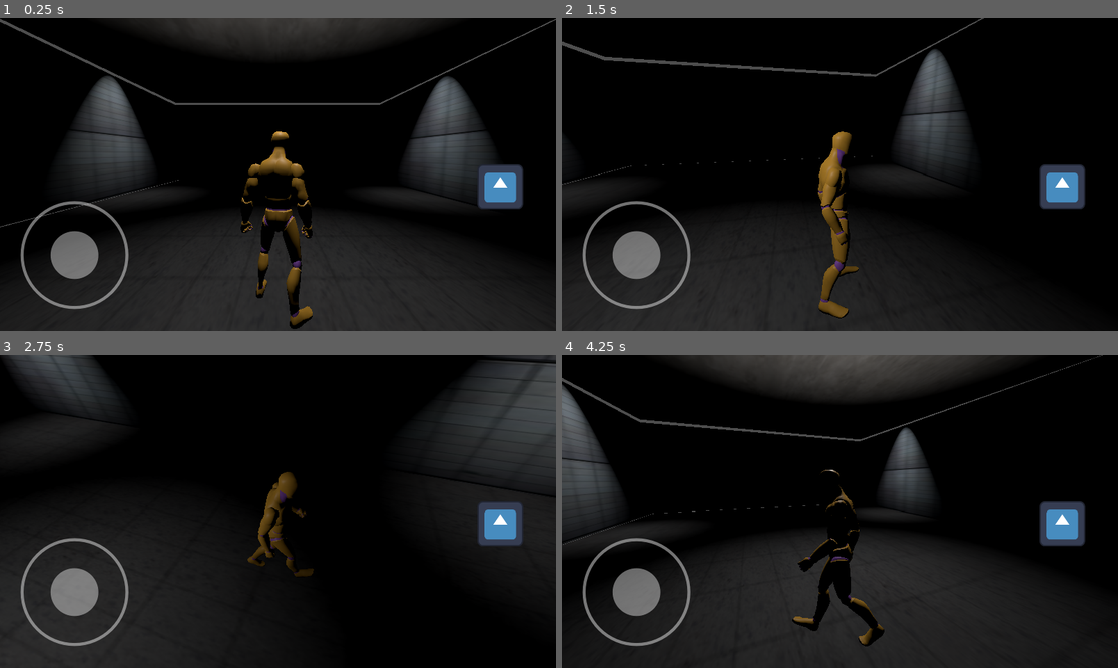
Above: before the commit, frames 1-4 (two rows, left to right).
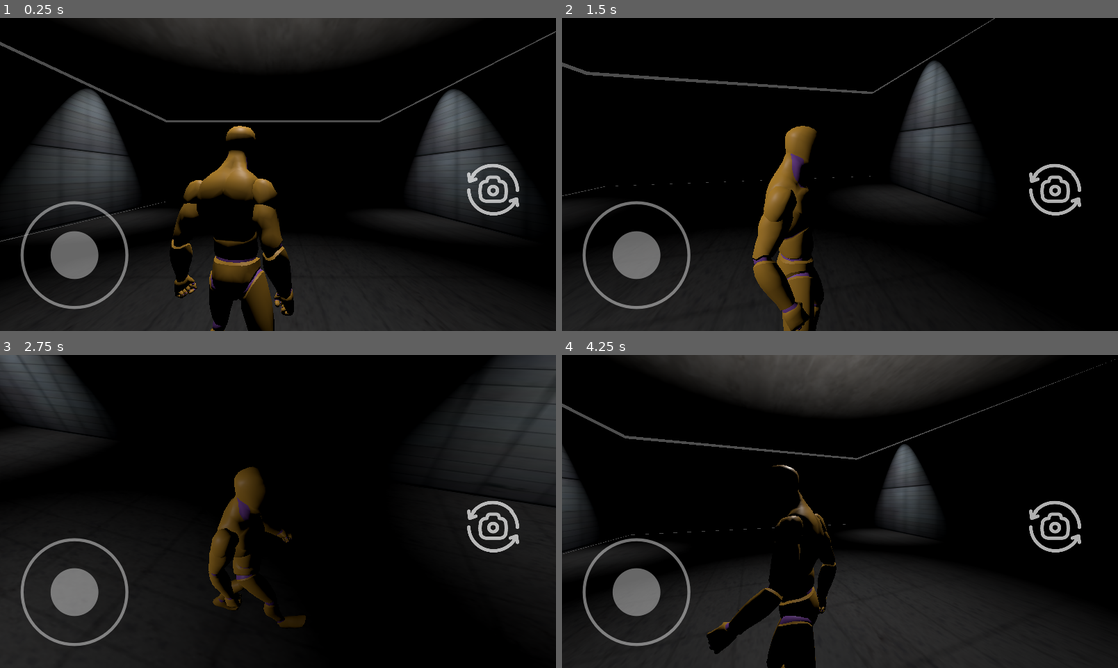
Above: after the commit, the same moments.

Repository: rubenguc/fatal-shot
Game: Godot game, scene res://game.tscn
The game is run twice, just before and just after one commit, with the same random seed, the same clock (stepped at 60 frames per second) and the same inputs. The engine's default icon, where the game draws it, is replaced by a stand-in: a white triangle on a blue panel in a dark square.
Inputs (mouse positions are in pixels of both pictures, inside the frame that each line leads up to):
- Up to frame 1 (0.25 s): no input
- Up to frame 2 (1.5 s): drag from (634, 255) to (895, 105) at 0.52 s; drag from (728, 190) to (812, 237) at 1.27 s
- Up to frame 3 (2.75 s): move the mouse to (333, 442) at 2.02 s; hold Right (ui_right) from 2.03 s (still down)
- Up to frame 4 (4.25 s): release Right (ui_right) at 2.75 s; drag from (812, 574) to (673, 464) at 2.77 s; move the mouse to (1006, 558) at 3.52 s; hold Left (ui_left) from 3.53 s (still down)

The runs differ from the first frame. In frame 1, 21% of the frame differs, in the area x 0-100%, y 0-100%; in frame 2, 11%; in frame 3, 7.6%; in frame 4, 15%.

Commit message:
refactor: move camera and HUD into separate scenes

Diff:
--- /dev/null
+++ b/camera/cameras.tscn
@@ -0,0 +1,22 @@
+[gd_scene load_steps=4 format=3 uid="uid://ct8yqo2sgq461"]
+
+[ext_resource type="Script" uid="uid://4hnqgqw08ioe" path="res://cameras.gd" id="1_o13qt"]
+[ext_resource type="Script" uid="uid://c1phlwekqhac5" path="res://camera/frontal_camera.gd" id="2_gbbu3"]
+
+[sub_resource type="SphereShape3D" id="SphereShape3D_eow3j"]
+radius = 0.2
+
+[node name="Cameras" type="Node3D"]
+script = ExtResource("1_o13qt")
+
+[node name="3d" type="SpringArm3D" parent="."]
+transform = Transform3D(1, 0, 0, 0, 1, 0, 0, 0, 1, -0.2392534, -0.066559315, 0)
+shape = SubResource("SphereShape3D_eow3j")
+spring_length = -1.2
+
+[node name="BackCamera" type="Camera3D" parent="3d"]
+transform = Transform3D(-1, 0, -8.742278e-08, 0, 1, 0, 8.742278e-08, 0, -1, 0, 0.179, -1.2)
+
+[node name="FrontalCamera" type="Camera3D" parent="."]
+transform = Transform3D(-1, 0, 8.940697e-08, 0, 1, 0, -8.940697e-08, 0, -1, 0, 0.04148841, 0.12882948)
+script = ExtResource("2_gbbu3")
--- a/camera/frontal_camera.gd
+++ b/camera/frontal_camera.gd
@@ -1,12 +1,8 @@
 extends Camera3D
-
-@onready var camera_shot_button = %CameraShot as TouchScreenButton
-@onready var camera_ring = %CameraFocus
 
 @export var ray_length: float = 30.0
 @export_range(0.01, 1.0, 0.01) var focus_angle_multiplier: float = 0.55
 @export var shot_delay: float = 1.0
-
 
 const ENEMY_COLLISION_LAYER: int = 4
 
@@ -17,8 +13,14 @@
 var energy_bar = 0
 var charging_speed = 0.2
 
+var camera_shot: TouchScreenButton
+var camera_ring_focus: RadialProgress
+
 func _ready() -> void:
-	normal_color = camera_shot_button.modulate
+	var HUD = get_parent().HUD as CanvasLayer
+	camera_ring_focus = HUD.get_node("CameraRingFocus")
+	camera_shot = HUD.get_node("CameraShot")
+
 
 func _process(delta: float):
 	if current:
@@ -27,7 +29,7 @@
 		else:
 			energy_bar -= charging_speed
 		energy_bar = clamp(energy_bar, 0, 100)
-		camera_ring.progress = energy_bar
+		camera_ring_focus.progress = energy_bar
 
 func get_focused_enemy() -> CharacterBody3D:
 	var space_state = get_world_3d().direct_space_state
@@ -83,14 +85,14 @@
 				start_shot_delay()
 
 func start_shot_delay():
-	camera_shot_button.set_process_input(false)
-	camera_shot_button.modulate = disabled_color
+	camera_shot.set_process_input(false)
+	camera_shot.modulate = disabled_color
 	is_shot_delayed = true
 
 	await get_tree().create_timer(shot_delay).timeout
 
-	camera_shot_button.set_process_input(true)
-	camera_shot_button.modulate = normal_color
+	camera_shot.set_process_input(true)
+	camera_shot.modulate = normal_color
 	is_shot_delayed = false
 
 func reset_energy():
--- a/cameras.gd
+++ b/cameras.gd
@@ -4,15 +4,19 @@
 @onready var back_camera = $"3d/BackCamera"
 @onready var frontal_camera = $FrontalCamera
 
-# UI
-@onready var camera_toggle = %CameraToggle
-@onready var camera_shot_button = %CameraShot
-@onready var camera_ring = %CameraFocus
+# HUD
+@export var HUD: CanvasLayer
 
 # State
 var is_frontal_active: bool = false
+var camera_toggle: TouchScreenButton
+var camera_shot: TouchScreenButton
+var camera_ring_focus: RadialProgress
 
 func _ready() -> void:
+	camera_toggle = HUD.get_node("CameraToggle")
+	camera_shot = HUD.get_node("CameraShot")
+	camera_ring_focus = HUD.get_node("CameraRingFocus")
 	back_camera.current = true
 	frontal_camera.current = false
 	is_frontal_active = false
@@ -26,16 +30,16 @@
 	reset_camera_x()
 	frontal_camera.current = true
 	camera_toggle.visible = true
-	camera_ring.visible = true
-	camera_shot_button.visible = true
+	camera_ring_focus.visible = true
+	camera_shot.visible = true
 
 func switch_to_back_camera():
 	reset_camera_x()
 	back_camera.current = true
 	frontal_camera.current = false
-	camera_ring.visible = false
+	camera_ring_focus.visible = false
 	frontal_camera.reset_energy()
-	camera_shot_button.visible = false
+	camera_shot.visible = false
 
 func reset_camera_x():
 	rotation.x = 0
--- a/game.tscn
+++ b/game.tscn
@@ -1,97 +1,22 @@
-[gd_scene load_steps=10 format=3 uid="uid://cph1n44kxx8gh"]
+[gd_scene load_steps=5 format=3 uid="uid://cph1n44kxx8gh"]
 
-[ext_resource type="Script" uid="uid://d1nq7ivmmjndb" path="res://addons/virtual_joystick/virtual_joystick.gd" id="4_fc0e3"]
-[ext_resource type="Texture2D" uid="uid://bopr1aixh4md0" path="res://icon.svg" id="5_7jktm"]
+[ext_resource type="PackedScene" uid="uid://b7baa23ofemuy" path="res://ui/hud.tscn" id="1_fc0e3"]
+[ext_resource type="PackedScene" uid="uid://ct8yqo2sgq461" path="res://camera/cameras.tscn" id="5_eow3j"]
 [ext_resource type="PackedScene" uid="uid://6s0bujra3udj" path="res://player/player.tscn" id="5_ryrav"]
-[ext_resource type="Script" uid="uid://4hnqgqw08ioe" path="res://cameras.gd" id="5_vef74"]
-[ext_resource type="Script" uid="uid://c1phlwekqhac5" path="res://camera/frontal_camera.gd" id="6_j5wjh"]
-[ext_resource type="Script" uid="uid://cbc6r3x84ejtj" path="res://addons/radial_progress/RadialProgress.gd" id="6_ryrav"]
 [ext_resource type="PackedScene" uid="uid://bdk2oxmkmet0k" path="res://levels/test-map/TestMap.tscn" id="7_eow3j"]
-
-[sub_resource type="SphereShape3D" id="SphereShape3D_eow3j"]
-radius = 0.2
-
-[sub_resource type="CylinderShape3D" id="CylinderShape3D_j5wjh"]
 
 [node name="world" type="Node3D"]
 
-[node name="CanvasLayer" type="CanvasLayer" parent="."]
+[node name="UI" type="CanvasLayer" parent="."]
 
-[node name="VirtualJoystick" type="Control" parent="CanvasLayer"]
-layout_mode = 3
-anchors_preset = 0
-offset_left = 41.0
-offset_top = 377.0
-offset_right = 250.0
-offset_bottom = 586.0
-scale = Vector2(1.087, 1.087)
-script = ExtResource("4_fc0e3")
-joystick_opacity = 0.445
-joystick_border = 4.5
-scale_factor = 1.087
-stick_opacity = 0.405
-metadata/_custom_type_script = "uid://d1nq7ivmmjndb"
+[node name="HUD" parent="UI" instance=ExtResource("1_fc0e3")]
 
-[node name="CameraToggle" type="TouchScreenButton" parent="CanvasLayer"]
-unique_name_in_owner = true
-position = Vector2(989, 302.99997)
-scale = Vector2(0.74218655, 0.72656274)
-texture_normal = ExtResource("5_7jktm")
-visibility_mode = 1
+[node name="Player" parent="." node_paths=PackedStringArray("cameras", "HUD") instance=ExtResource("5_ryrav")]
+cameras = NodePath("Cameras")
+HUD = NodePath("../UI/HUD")
 
-[node name="CameraShot" type="TouchScreenButton" parent="CanvasLayer"]
-unique_name_in_owner = true
-visible = false
-modulate = Color(0.5459567, 1, 0.56614816, 1)
-position = Vector2(901, 463)
-scale = Vector2(0.74218655, 0.72656274)
-texture_normal = ExtResource("5_7jktm")
-visibility_mode = 1
-
-[node name="CameraFocus" type="Control" parent="CanvasLayer"]
-unique_name_in_owner = true
-visible = false
-layout_mode = 3
-anchors_preset = 0
-offset_left = 597.0
-offset_top = 295.0
-offset_right = 637.0
-offset_bottom = 335.0
-script = ExtResource("6_ryrav")
-radius = 200.0
-bar_color = Color(0.82060444, 0.118108906, 0.26609978, 1)
-ring = true
-metadata/_custom_type_script = "uid://cbc6r3x84ejtj"
-
-[node name="Player" parent="." node_paths=PackedStringArray("joystick") instance=ExtResource("5_ryrav")]
-joystick = NodePath("../CanvasLayer/VirtualJoystick")
-
-[node name="Cameras" type="Node3D" parent="Player"]
+[node name="Cameras" parent="Player" node_paths=PackedStringArray("HUD") instance=ExtResource("5_eow3j")]
 transform = Transform3D(1, 0, 0, 0, 1, 0, 0, 0, 1, 0, 1.5663981, 0)
-script = ExtResource("5_vef74")
-
-[node name="3d" type="SpringArm3D" parent="Player/Cameras"]
-shape = SubResource("SphereShape3D_eow3j")
-spring_length = -2.0
-
-[node name="BackCamera" type="Camera3D" parent="Player/Cameras/3d"]
-transform = Transform3D(-1, 0, 8.742278e-08, 8.770864e-09, 0.9949545, 0.100326985, -8.6981686e-08, 0.100326985, -0.9949545, 0, 0, -2)
-
-[node name="FrontalCamera" type="Camera3D" parent="Player/Cameras"]
-transform = Transform3D(-1, 0, 8.940697e-08, 0, 1, 0, -8.940697e-08, 0, -1, 0, 0.04148841, 0.12882948)
-script = ExtResource("6_j5wjh")
-
-[node name="Area3D" type="Area3D" parent="Player/Cameras/FrontalCamera"]
-transform = Transform3D(1, 0, 0, 0, 1, 0, 0, 0, 1, 0, 0, -0.42816037)
-collision_mask = 5
-
-[node name="CollisionShape3D" type="CollisionShape3D" parent="Player/Cameras/FrontalCamera/Area3D"]
-transform = Transform3D(0.7, 4.470348e-07, -2.7356716e-15, 0, -2.1855695e-07, -0.7, -6.2584874e-08, 5, -3.059797e-08, -4.459098e-07, 0, -4.9874163)
-shape = SubResource("CylinderShape3D_j5wjh")
-debug_color = Color(0.93333334, 0.13333334, 0.54901963, 1)
-debug_fill = false
+HUD = NodePath("../../UI/HUD")
 
 [node name="TestMap" parent="." instance=ExtResource("7_eow3j")]
-
-[connection signal="pressed" from="CanvasLayer/CameraToggle" to="Player" method="_on_camera_toggle_pressed"]
-[connection signal="pressed" from="CanvasLayer/CameraShot" to="Player/Cameras/FrontalCamera" method="_on_camera_shot_pressed"]
--- a/player/player.gd
+++ b/player/player.gd
@@ -3,8 +3,9 @@
 @onready var body = $body
 @onready var animation_tree = $AnimationTree
 @onready var animation = $AnimationPlayer
-@onready var cameras: Node3D = $Cameras
-@export var joystick: VirtualJoystick
+
+@export var cameras: Node3D
+@export var HUD: CanvasLayer
 @export var enable_keyboard_movement: bool = true
 @export var hurt_duration: float = 1
 
@@ -12,6 +13,16 @@
 const SPEED: float = 5.0
 var can_act: bool = true
 var gravity: float = ProjectSettings.get_setting("physics/3d/default_gravity")
+var joystick: VirtualJoystick
+
+#signal camera_toggle_pressed()
+#
+#func _on_camera_toggle_pressed_action():
+	#emit_signal("camera_toggle_pressed")
+
+func _ready():
+	joystick = HUD.get_node("VirtualJoystick")
+	HUD.get_node("CameraToggle").connect("pressed", _on_camera_toggle_pressed)
 
 func _unhandled_input(event: InputEvent) -> void:
 	if not can_act:
--- /dev/null
+++ b/ui/hud.tscn
@@ -0,0 +1,63 @@
+[gd_scene load_steps=7 format=3 uid="uid://b7baa23ofemuy"]
+
+[ext_resource type="Script" uid="uid://d1nq7ivmmjndb" path="res://addons/virtual_joystick/virtual_joystick.gd" id="1_546lt"]
+[ext_resource type="Texture2D" uid="uid://be1dk83uml5iw" path="res://assets/hud/camera_toggle.png" id="2_en2x2"]
+[ext_resource type="Texture2D" uid="uid://bril1jb3le823" path="res://assets/hud/camera_shot.png" id="3_7ihmi"]
+[ext_resource type="Script" uid="uid://cbc6r3x84ejtj" path="res://addons/radial_progress/RadialProgress.gd" id="3_en2x2"]
+
+[sub_resource type="Gradient" id="Gradient_en2x2"]
+
+[sub_resource type="GradientTexture2D" id="GradientTexture2D_1v5rv"]
+gradient = SubResource("Gradient_en2x2")
+
+[node name="HUD" type="CanvasLayer"]
+
+[node name="VirtualJoystick" type="Control" parent="."]
+layout_mode = 3
+anchors_preset = 0
+offset_left = 41.0
+offset_top = 377.0
+offset_right = 250.0
+offset_bottom = 586.0
+scale = Vector2(1.087, 1.087)
+script = ExtResource("1_546lt")
+joystick_opacity = 0.445
+joystick_border = 4.5
+scale_factor = 1.087
+stick_opacity = 0.405
+metadata/_custom_type_script = "uid://d1nq7ivmmjndb"
+
+[node name="CameraToggle" type="TouchScreenButton" parent="."]
+modulate = Color(1, 1, 1, 0.69411767)
+position = Vector2(964, 299)
+scale = Vector2(0.45, 0.441)
+texture_normal = ExtResource("2_en2x2")
+texture_pressed = SubResource("GradientTexture2D_1v5rv")
+visibility_mode = 1
+
+[node name="CameraShot" type="TouchScreenButton" parent="."]
+visible = false
+modulate = Color(1, 1, 1, 0.69411767)
+position = Vector2(816, 444)
+scale = Vector2(0.5, 0.49)
+texture_normal = ExtResource("3_7ihmi")
+visibility_mode = 1
+
+[node name="CameraRingFocus" type="Control" parent="."]
+visible = false
+layout_mode = 3
+anchors_preset = 8
+anchor_left = 0.5
+anchor_top = 0.5
+anchor_right = 0.5
+anchor_bottom = 0.5
+grow_horizontal = 2
+grow_vertical = 2
+size_flags_vertical = 4
+script = ExtResource("3_en2x2")
+radius = 200.0
+thickness = 10.0
+bar_color = Color(0.82060444, 0.118108906, 0.26609978, 1)
+ring = true
+nb_points = 31
+metadata/_custom_type_script = "uid://cbc6r3x84ejtj"
Binary file added: assets/hud/camera_shot.png
Not shown, added: assets/hud/camera_shot.png.import
Binary file added: assets/hud/camera_toggle.png
Not shown, added: assets/hud/camera_toggle.png.import
